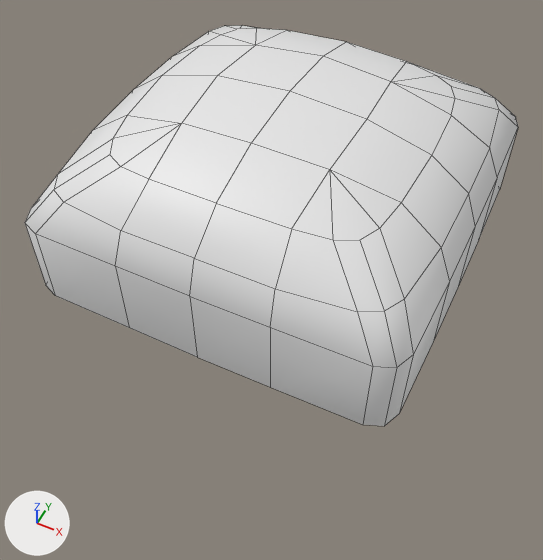
Two versions of the FBX model Assets/- Asset Store/Custom/Smoke/Source/SmokeEffect.fbx, one commit apart.
Before and after are seen from a camera (50 mm lens) standing at (0.711, -1.527, 1.391) and looking at (-0.005, -0.095, -0.399). Arrows for +X, +Y and +Z are at lower left; the lights stay in place. Mesh edges are drawn as thin lines. Objects named as collision shapes, trigger or cutter boxes, shadow casters or lower levels of detail are left out. Where no turn or scale is listed for an object, it has been applied to the vertices.

The first picture shows 'SmokeEffect_LOD0'.
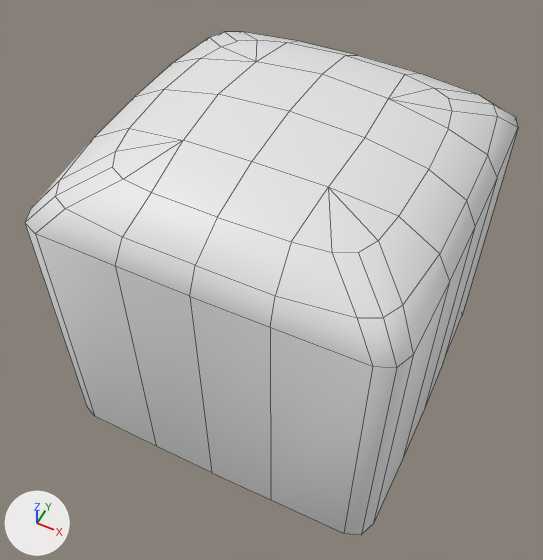
Where the change shows, as pixel boxes (x1, y1, x2, y2) in the pictures (543 x 560 px; the box of a moved part takes in the faces that stretch with it):
'SmokeEffect_LOD0', reshaped (25% taller): before (25, 25, 518, 426); after (25, 32, 518, 534)
part 1 of me_cube_001, moved or reshaped: before (26, 25, 518, 366); after (26, 32, 518, 366)
part 2 of me_cube_001, moved or reshaped: before (25, 129, 518, 426); after (25, 129, 518, 534)

The change, as a diff of the scene's bpy script:
```diff
--- a/Assets/- Asset Store/Custom/Smoke/Source/SmokeEffect.fbx.py
+++ b/Assets/- Asset Store/Custom/Smoke/Source/SmokeEffect.fbx.py
@@ me_cube_001 @@
 me_cube_001.from_pydata(...)  # 105 vertices, 96 faces; spans x -0.55..0.55, y -0.55..0.55, z -0.25..0.25
 # used by ob_smokeeffect_lod0; location = (0.0, 0.0, 0.0)
+# me_cube_001 part 1: all 57 vertices in x -0.512..0.512, y -0.512..0.512, z 0.089..0.25 are scaled about the mesh origin by (1, 1, 0.75)
+# me_cube_001 part 2: all 24 vertices in x -0.55..0.55, y -0.55..0.55, z -0.25 are moved by (0.0, 0.0, -0.65)
 me_cube_001.materials.append(mat_material)
```
